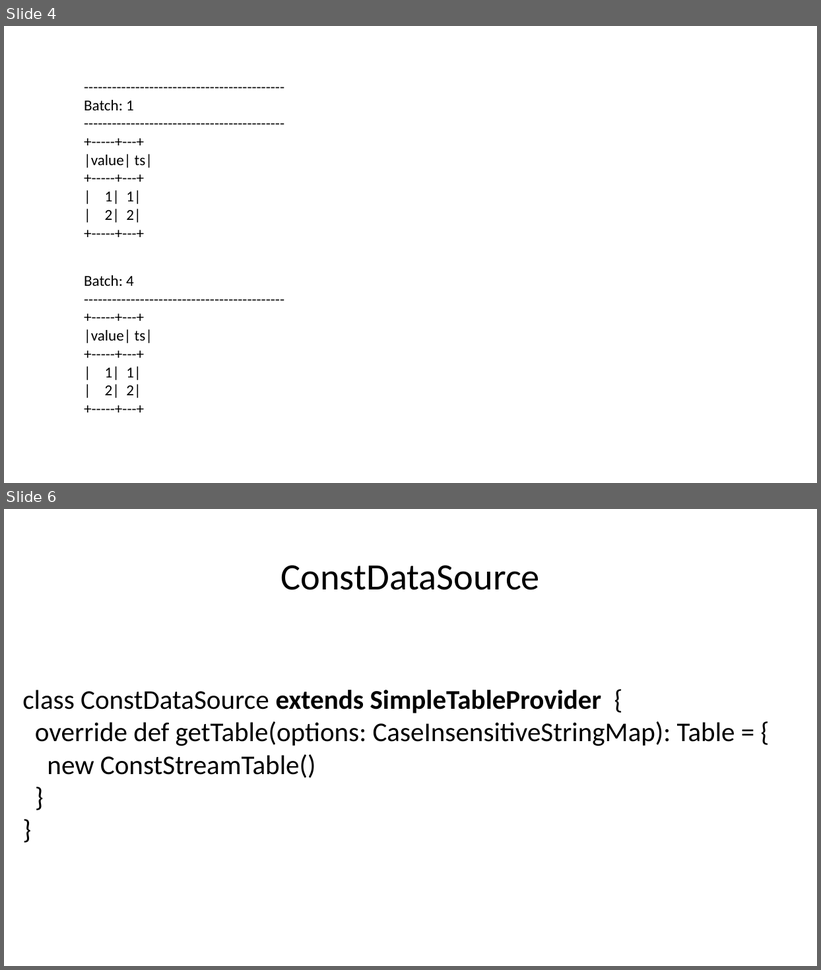
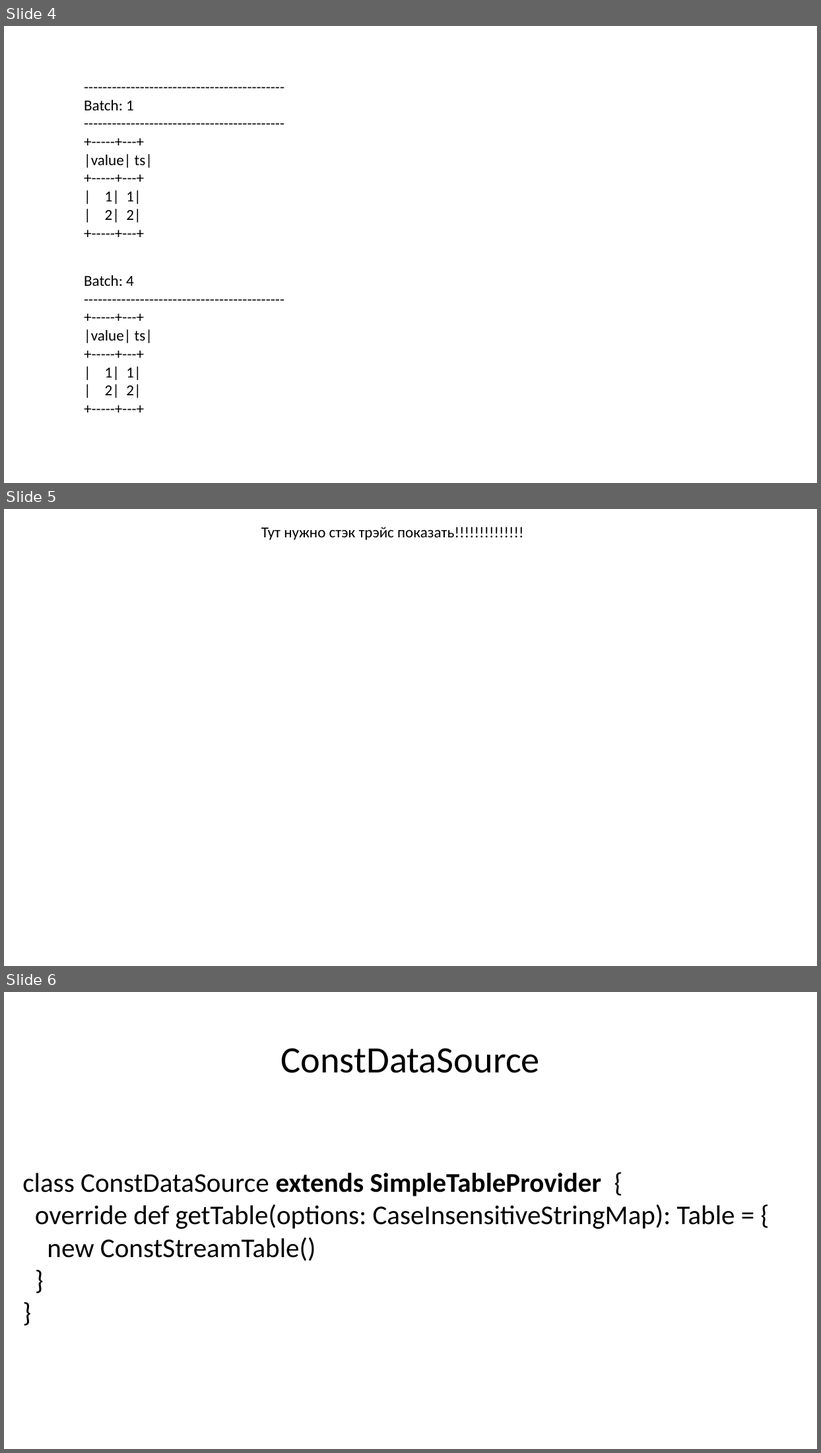
Before and after one commit to nkudinov/apache_spark_pptx, a slide deck: Spark_Custom_Stream_Sources_v2.pptx. Shown one above the other, each under a label of ours: slides 4 and 6 before the commit, slides 4, 5 and 6 after it; the slides between them are not shown. The pictures are 821x970 and 821x1453 pixels, drawn with LibreOffice and Linux fonts; fonts in the diff are those of the drawing; background and template pictures are left out. Boxes give left, top, right and bottom in pixels: in the first picture for what was removed or moved away, otherwise in the second. Text is boxed around its words. In the diff, an @@ line names an element or a change of style, - is before the commit and + after.

```diff
--- a/Spark_Custom_Stream_Sources_v2.pptx
+++ b/Spark_Custom_Stream_Sources_v2.pptx
@@ slide 5 added at box(4, 509, 817, 966), background picture (left out) @@
@@ text added at box(261, 527, 523, 540), 18 pt, text #000000 @@
+Тут нужно стэк трэйс показать!!!!!!!!!!!!!!
```
Also in this commit, not shown: 1 slide changed, 4 other slides added, 1 slide removed.
